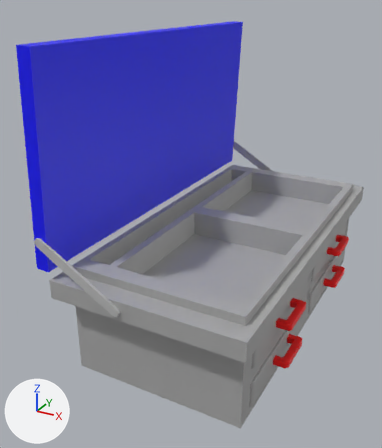
A saved change to the FBX model Assets/Prefabs/Art_Prototype/toolKit/workKit.fbx.
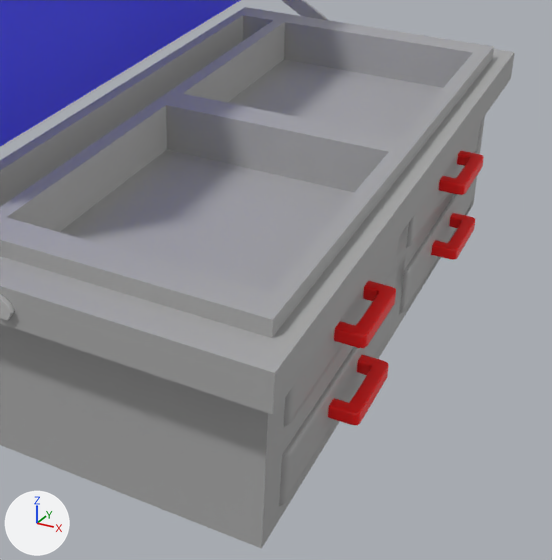
Each version appears first whole from a camera (50 mm lens) standing at (3.65, -2.44, 5.79) and looking at (-0.63, 5.35, 1.9), and next in a close-up on the part from 30% to 100% of the width and 36% to 97% of the height. Arrows for +X, +Y and +Z are at lower left; the lights stay in place. Where no turn or scale is listed for an object, it has been applied to the vertices.
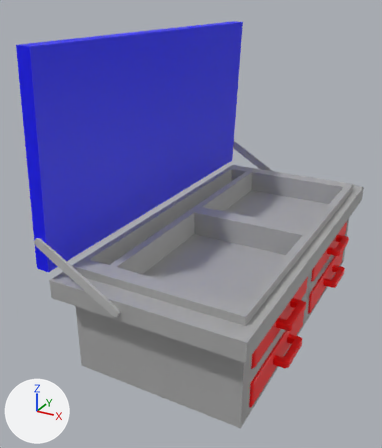
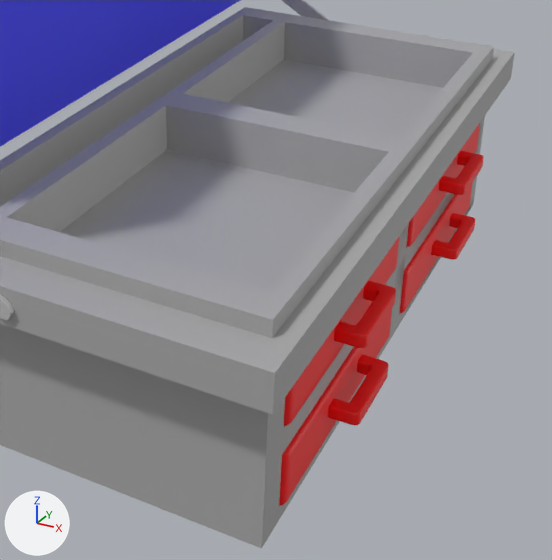
Where the change shows, as pixel boxes (x1, y1, x2, y2) in the close-ups (552 x 560 px):
part 1 of me_mesh, recoloured (grey to red)
    both: (279, 123, 480, 505)

What the commit changed:
Material 'standardSurface3' (mat_standardsurface3) is new.
Its base color is (0.4, 0.4, 0.4) (grey #aaaaaa).
me_mesh has 3972 vertices, 3964 faces and spans x -1.8..1.8, y -3.35..3.35, z -2.59..2.59.
me_mesh is used by ob_pcube34; location (-0.06, 6.0, 2.59).
me_mesh part 1: 2336 of the faces centred in x -1.24..1.56, y -2.68..2.67, z -2.45..-1.27 switch from mat_standardsurface1 (grey #aaaaaa) to mat_lambert2 (red #ff0000).
me_mesh now uses material mat_standardsurface3 (grey #aaaaaa).
